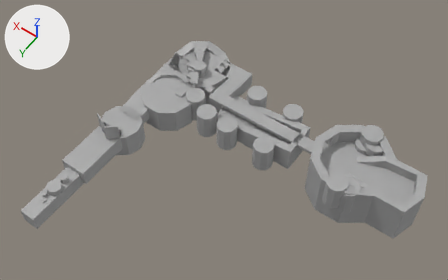
One commit to the FBX model Assets/[04] Environment/Eze's M3 Test/V0.5.fbx: the scene before it, then after it.
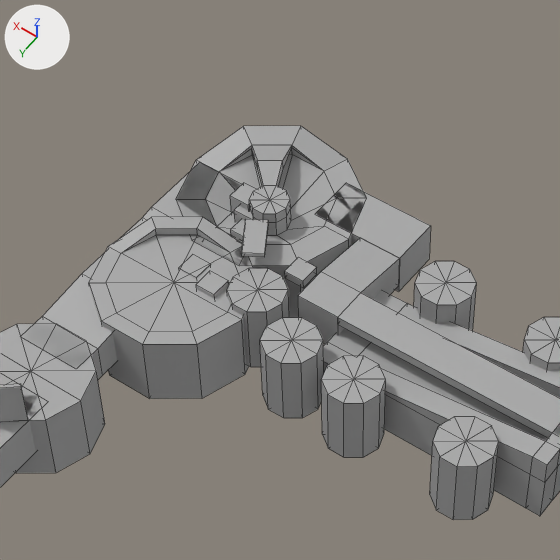
There are two pictures of each version: one whole from a 50 mm camera at (-519.0, 227.0, 797.0) aimed at (-178.0, -251.0, 47.0), one close up on the part from 25% to 66% of the width and 0% to 66% of the height. Arrows for +X, +Y and +Z are at upper left; the lights stay in place. The older version's two pictures come first. The close-ups show mesh edges as thin lines. Where no turn or scale is listed for an object, it has been applied to the vertices. Vertices at exactly the same position are counted once.

The first close-up shows 'Working1_pCylinder1'.
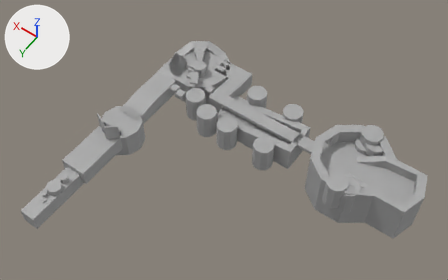
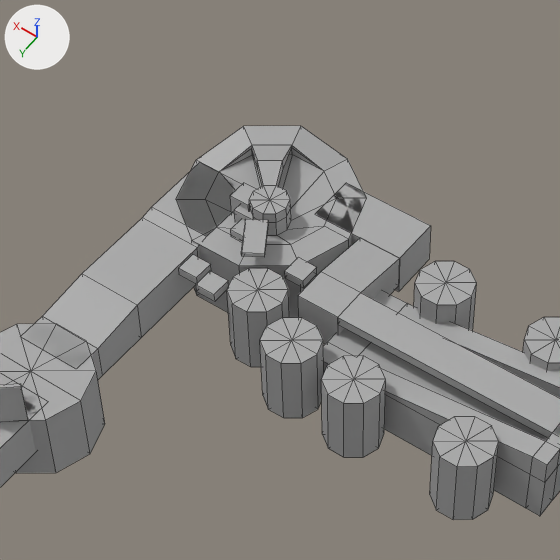
What the commit changed:
me_mesh is used by ob_working1_pcylinder1; location (0.0, 0.0, 0.0).
me_mesh had 750 vertices, 895 faces and spanned x -471.0..35.0, y -434.0..5.0, z -38.0..49.0.
me_mesh now has 714 vertices, 849 faces and spans x -471.0..35.0, y -434.0..5.0, z -38.0..49.0.
me_mesh part 1: the loose piece of 36 vertices spanning x -75.0..20.0, y -343.0..-253.0, z -31.0..21.0 is deleted.

What differs and where, as boxes [x1, y1, x2, y2] in the close-ups (560 x 560 px):
part 1 of me_mesh, deleted
    before: [89, 217, 253, 399]
